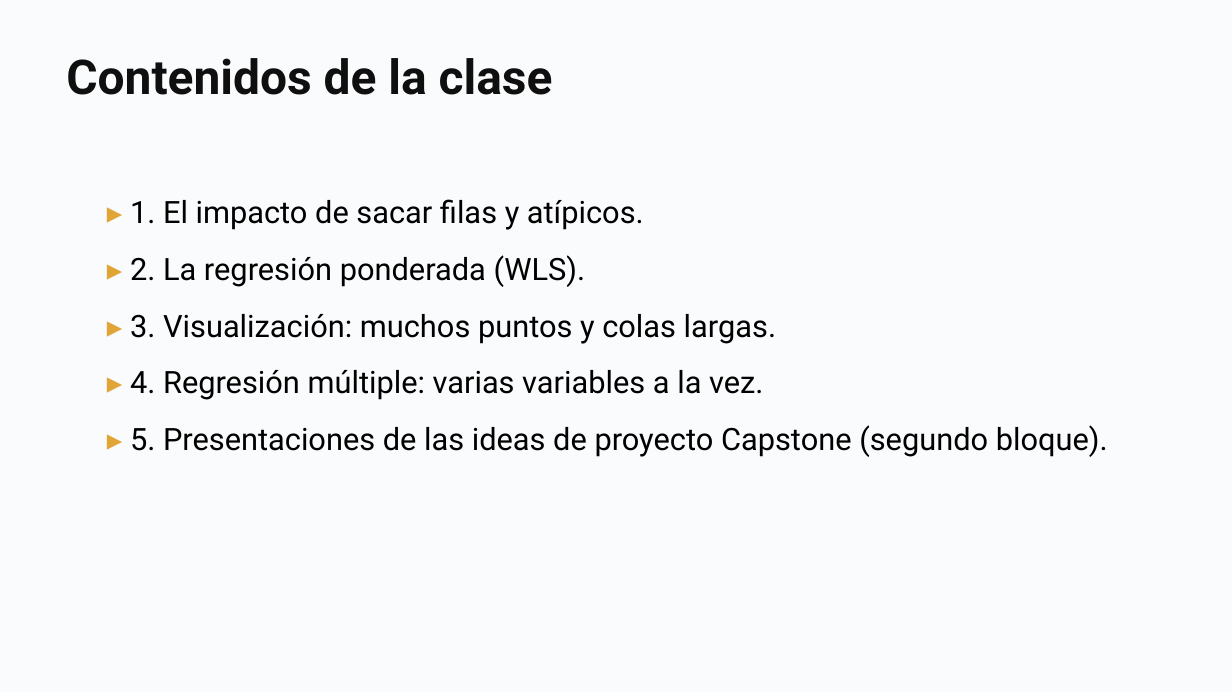
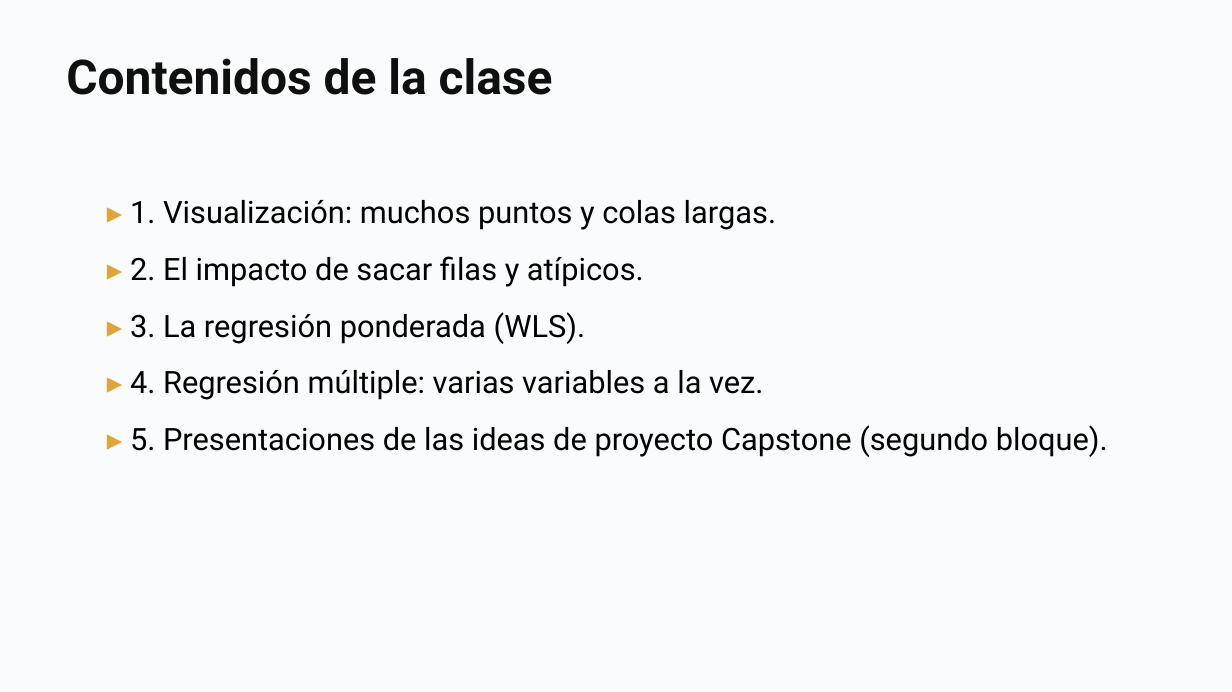
Before and after one commit to daniopitz/diplomado-cdd, a slide deck: slide 3 of presentaciones/clase04_regresion_multiple.pptx. Drawn at 1232x692 pixels with LibreOffice and Linux fonts; fonts in the diff are those of the drawing. Boxes give left, top, right and bottom in pixels: in the first picture for what was removed or moved away, otherwise in the second. Text is boxed around its words. In the diff, an @@ line names an element or a change of style, - is before the commit and + after.

```diff
--- a/presentaciones/clase04_regresion_multiple.pptx
+++ b/presentaciones/clase04_regresion_multiple.pptx
@@ text at [130,200,776,344]: text changed @@
-▸ 1. El impacto de sacar filas y atípicos.
-▸ 2. La regresión ponderada (WLS).
-▸ 3. Visualización: muchos puntos y colas largas.
+▸ 1. Visualización: muchos puntos y colas largas.
+▸ 2. El impacto de sacar filas y atípicos.
+▸ 3. La regresión ponderada (WLS).
```
Also in this commit, not shown: 1 other slide changed, 1 other file.
